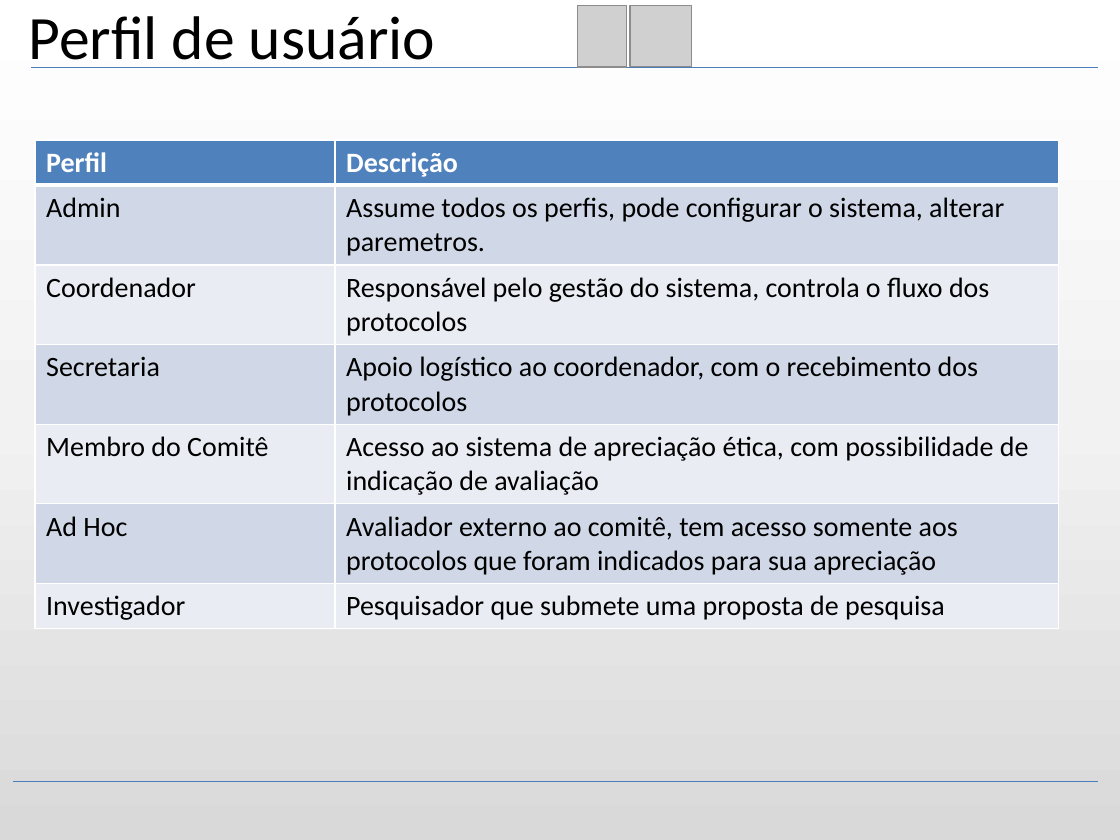
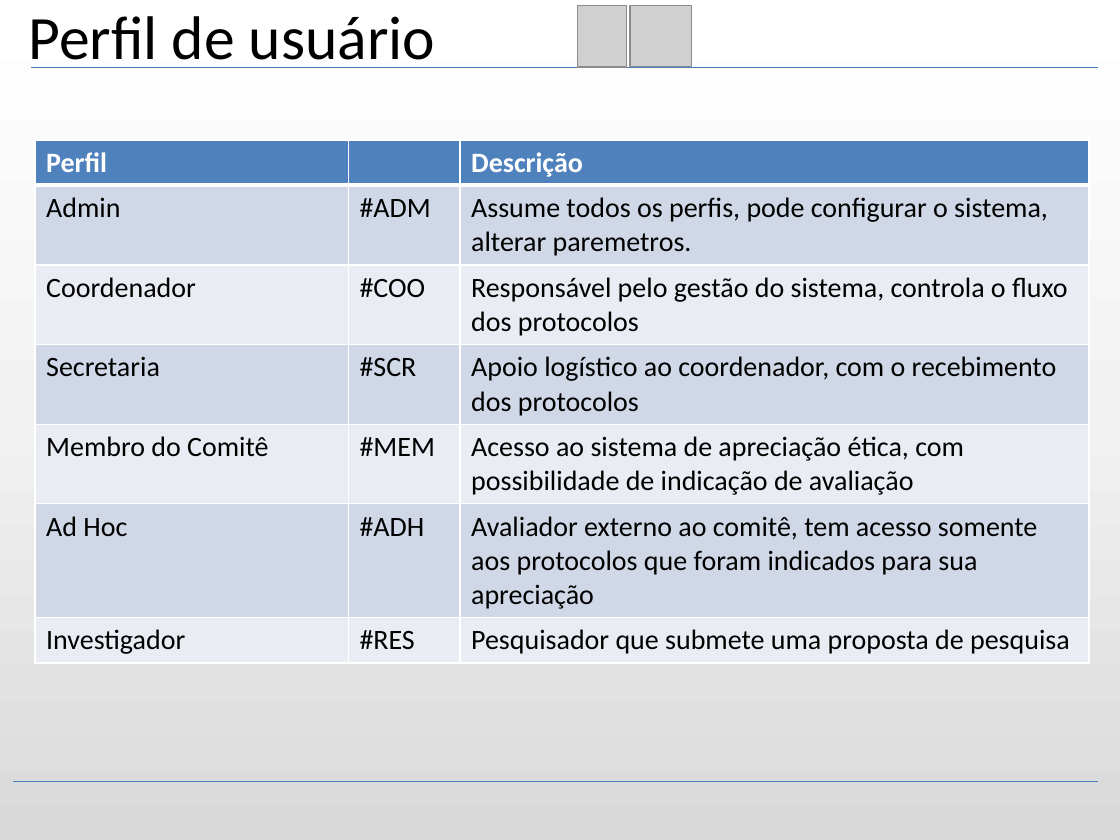
Before and after one commit to bireme/proethos, a slide deck: slide 5 of _documents/presentation/ProEthos - pt_BR - v0.14.52.pptx (slide 6 before the commit). Drawn at 1120x840 pixels with LibreOffice and Linux fonts; fonts in the diff are those of the drawing; grey boxes stand for pictures; background and template pictures are left out. Boxes give left, top, right and bottom in pixels: in the first picture for what was removed or moved away, otherwise in the second. Text is boxed around its words. In the diff, an @@ line names an element or a change of style, - is before the commit and + after.

```diff
--- a/_documents/presentation/ProEthos - pt_BR - v0.14.52.pptx
+++ b/_documents/presentation/ProEthos - pt_BR - v0.14.52.pptx
@@ table at (x1=35, y1=140, x2=1090, y2=658) @@
+column 2:  | #ADM | #COO | #SCR | #MEM | #ADH | #RES
@@ table resized from (x1=35, y1=140, x2=1058, y2=624) to (x1=35, y1=140, x2=1090, y2=658) @@
```
Also in this commit, not shown: 5 other slides changed, 23 slides added, 2 slides removed, 6 other files.
